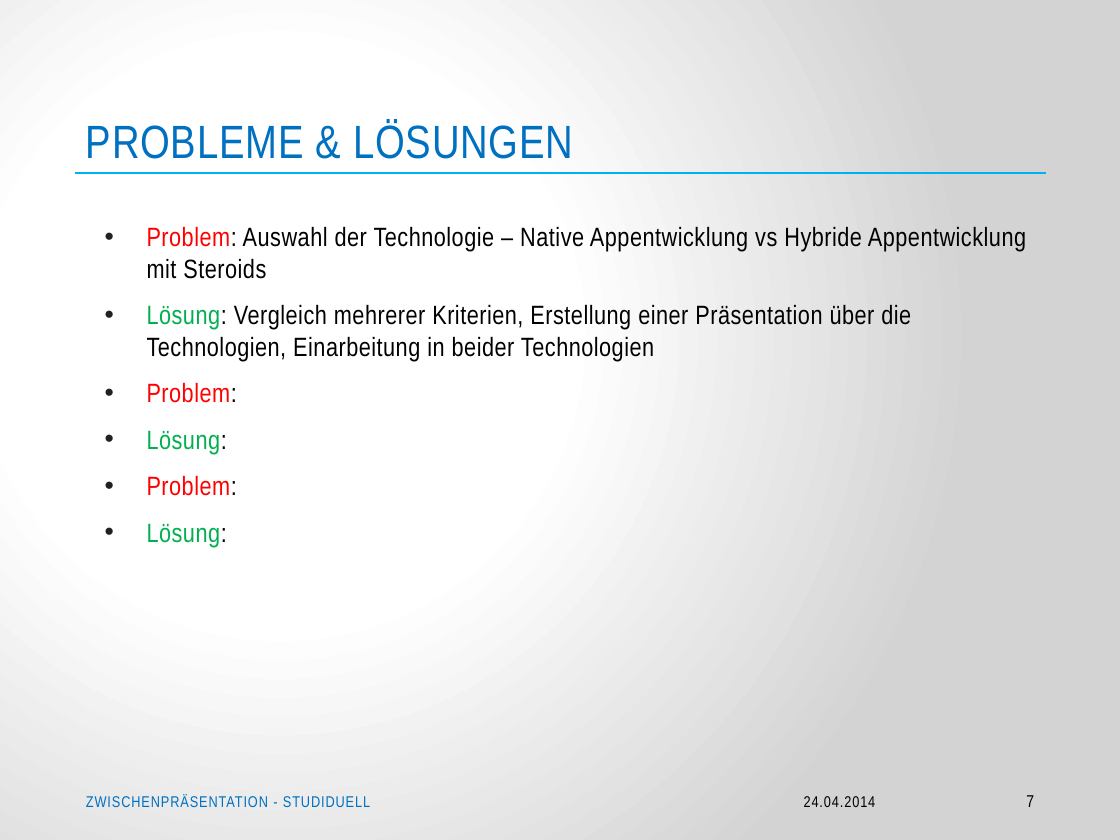
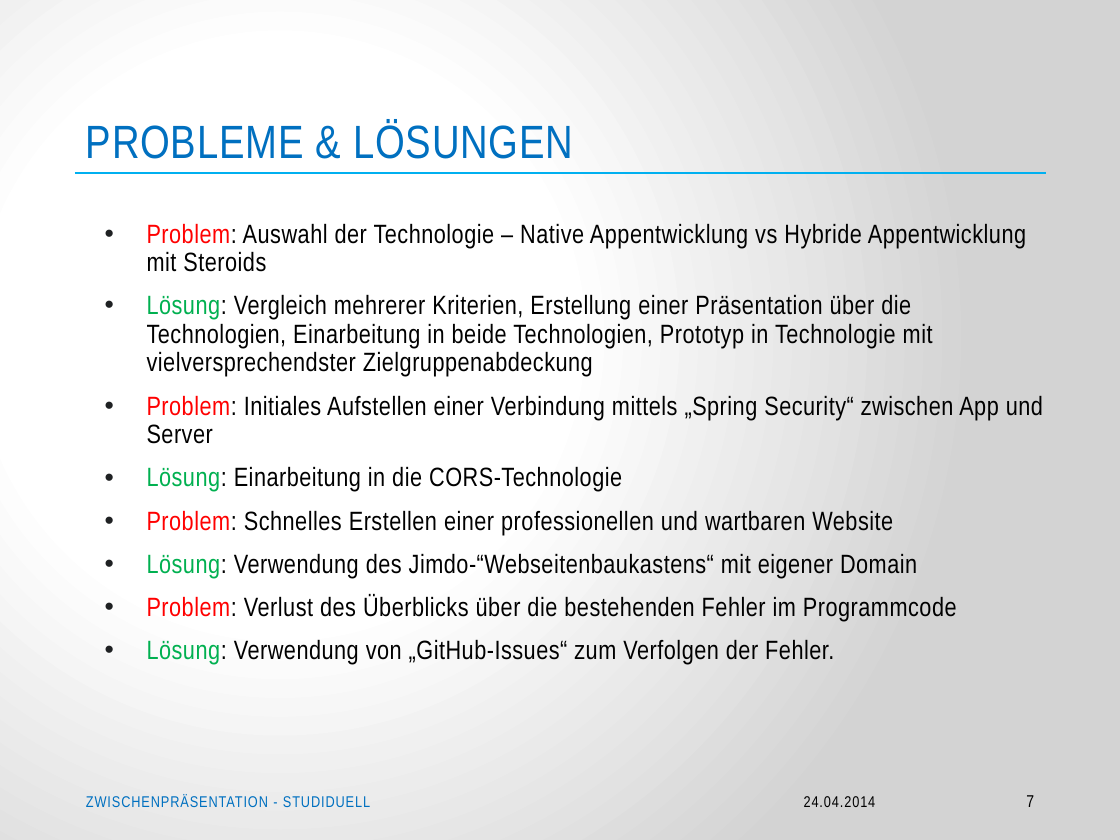
Before and after one commit to Jessi93/Quizduell, a slide deck: slide 7 of Documents/Zwischenpräsentation/Zwischenpräsentation – Projekt Studiduell.pptx. Drawn at 1120x840 pixels with LibreOffice and Linux fonts; fonts in the diff are those of the drawing; background and template pictures are left out. Boxes give left, top, right and bottom in pixels: in the first picture for what was removed or moved away, otherwise in the second. Text is boxed around its words. In the diff, an @@ line names an element or a change of style, - is before the commit and + after.

Commit message:
neue präse

```diff
--- a/Documents/Zwischenpräsentation/Zwischenpräsentation – Projekt Studiduell.pptx
+++ b/Documents/Zwischenpräsentation/Zwischenpräsentation – Projekt Studiduell.pptx
@@ text at (147, 223, 1026, 272): line spacing 1 to 0.9 @@
@@ text at (147, 294, 1043, 664): text changed @@
-• Lösung: Vergleich mehrerer Kriterien, Erstellung einer Präsentation über die Technologien, Einarbeitung in beider Technologien
-• Problem:
-• Lösung:
-• Problem:
-• Lösung:
+• Lösung: Vergleich mehrerer Kriterien, Erstellung einer Präsentation über die Technologien, Einarbeitung in beide Technologien, Prototyp in Technologie mit vielversprechendster Zielgruppenabdeckung
+• Problem: Initiales Aufstellen einer Verbindung mittels „Spring Security“ zwischen App und Server
+• Lösung: Einarbeitung in die CORS-Technologie
+• Problem: Schnelles Erstellen einer professionellen und wartbaren Website
+• Lösung: Verwendung des Jimdo-“Webseitenbaukastens“ mit eigener Domain
+• Problem: Verlust des Überblicks über die bestehenden Fehler im Programmcode
+• Lösung: Verwendung von „GitHub-Issues“ zum Verfolgen der Fehler.
```
Also in this commit, not shown: 4 other slides changed.
